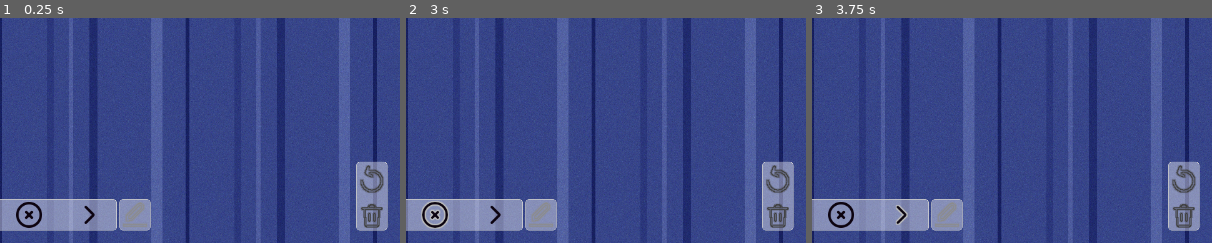
Above: before the commit, frames 1-3 (left to right).
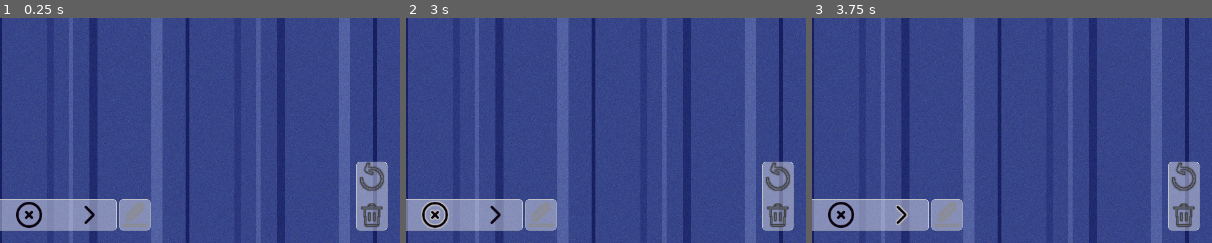
Above: after the commit, the same moments.

Repository: anthonyj-codestuff/dupeguru-csv-handler
Game: Godot game, scene res://main.tscn
The game is run twice, just before and just after one commit, with the same random seed, the same clock (stepped at 60 frames per second) and the same inputs. The engine's default icon, where the game draws it, is replaced by a stand-in: a white triangle on a blue panel in a dark square.
Inputs (mouse positions are % of the whole screen's width and height, from its top left):
- Up to frame 1 (0.25 s): no input
- Up to frame 2 (3 s): click (4, 94) at 0.5 s; click (39, 94) at 1.25 s; click (46, 94) at 2 s; click (54, 94) at 2.75 s
- Up to frame 3 (3.75 s): click (61, 94) at 3.5 s
The pictures show only the part of the screen within x 50-100%, y 50-100%; the shares and areas given below are measured in that part.

The runs differ from the first frame. In frame 1, 0.5% of the frame differs, in the area x 89-96%, y 64-94%; in frame 2, 0.5%; in frame 3, 0.5%.
Error in both runs: Invalid assignment of property or key 'text' with value of type 'String' on a base object of type 'null instance'. (res://scenes/ImageLoader.gd:28)

Commit message:
control panel hooked up

Diff:
--- a/project/main.tscn
+++ b/project/main.tscn
@@ -64,3 +64,11 @@
 
 [node name="WindowSizeManager" type="Node" parent="."]
 script = ExtResource("2_06db7")
+
+[connection signal="commit_pressed" from="MarginContainer/MarginContainer/ControlPanel" to="MarginContainer/ImageLoader" method="_on_control_panel_commit_pressed"]
+[connection signal="delete_pressed" from="MarginContainer/MarginContainer/ControlPanel" to="MarginContainer/ImageLoader" method="_on_control_panel_delete_pressed"]
+[connection signal="left_pressed" from="MarginContainer/MarginContainer/ControlPanel" to="MarginContainer/ImageLoader" method="_on_control_panel_left_pressed"]
+[connection signal="right_pressed" from="MarginContainer/MarginContainer/ControlPanel" to="MarginContainer/ImageLoader" method="_on_control_panel_right_pressed"]
+[connection signal="select_all_pressed" from="MarginContainer/MarginContainer/ControlPanel" to="MarginContainer/ImageLoader" method="_on_control_panel_select_all_pressed"]
+[connection signal="select_none_pressed" from="MarginContainer/MarginContainer/ControlPanel" to="MarginContainer/ImageLoader" method="_on_control_panel_select_none_pressed"]
+[connection signal="undo_pressed" from="MarginContainer/MarginContainer/ControlPanel" to="MarginContainer/ImageLoader" method="_on_control_panel_undo_pressed"]
--- a/project/scenes/ControlPanel.tscn
+++ b/project/scenes/ControlPanel.tscn
@@ -1,7 +1,8 @@
-[gd_scene load_steps=30 format=3 uid="uid://mjocemssgx40"]
+[gd_scene load_steps=31 format=3 uid="uid://mjocemssgx40"]
 
 [ext_resource type="Theme" uid="uid://ifb2gtb5tddr" path="res://scenes/ControlPanel_BasicTheme.tres" id="1_aqfcd"]
 [ext_resource type="Texture2D" uid="uid://bir1lutx0k0b" path="res://assets/keyicons/help.png" id="1_qkrw5"]
+[ext_resource type="Script" path="res://scenes/ControlPanel.gd" id="1_rgujp"]
 [ext_resource type="Texture2D" uid="uid://cc7mn1myy0lk2" path="res://assets/keyicons/help_hover.png" id="2_jml8w"]
 [ext_resource type="Texture2D" uid="uid://cufdo8fkudgb8" path="res://assets/keyicons/left.png" id="3_c80q1"]
 [ext_resource type="Texture2D" uid="uid://bscl48n820ph5" path="res://assets/keyicons/left_pressed.png" id="4_lh203"]
@@ -51,6 +52,7 @@
 size_flags_horizontal = 3
 size_flags_vertical = 10
 alignment = 1
+script = ExtResource("1_rgujp")
 
 [node name="LeftControls" type="Control" parent="."]
 custom_minimum_size = Vector2(50, 50)
@@ -233,7 +235,7 @@
 [node name="MarginContainer" type="MarginContainer" parent="RightControls/VBoxContainer"]
 layout_mode = 2
 size_flags_vertical = 3
-theme_override_constants/margin_top = 5
+theme_override_constants/margin_top = 0
 
 [node name="Undo" type="TextureButton" parent="RightControls/VBoxContainer/MarginContainer"]
 layout_mode = 2
@@ -255,3 +257,11 @@
 texture_hover = ExtResource("25_44043")
 texture_disabled = ExtResource("26_4xn1v")
 stretch_mode = 5
+
+[connection signal="pressed" from="MiddleControls/HBoxContainer/HBoxContainer/Left" to="." method="_on_left_pressed"]
+[connection signal="pressed" from="MiddleControls/HBoxContainer/HBoxContainer/Select All" to="." method="_on_select_all_pressed"]
+[connection signal="pressed" from="MiddleControls/HBoxContainer/HBoxContainer/Deselect" to="." method="_on_deselect_pressed"]
+[connection signal="pressed" from="MiddleControls/HBoxContainer/HBoxContainer/Right" to="." method="_on_right_pressed"]
+[connection signal="pressed" from="Commit" to="." method="_on_commit_pressed"]
+[connection signal="pressed" from="RightControls/VBoxContainer/MarginContainer/Undo" to="." method="_on_undo_pressed"]
+[connection signal="pressed" from="RightControls/VBoxContainer/Delete" to="." method="_on_delete_pressed"]
--- a/project/scenes/ImageLoader.gd
+++ b/project/scenes/ImageLoader.gd
@@ -162,3 +162,12 @@
 		loadImageNodeGroupByStartingIndex(currentIndex)
 		selector.autoSelectNodes(imageNodes)
 	pass
+
+func _on_control_panel_commit_pressed():
+	pass # Replace with function body.
+
+func _on_control_panel_undo_pressed():
+	pass # Replace with function body.
+
+func _on_control_panel_delete_pressed():
+	pass # Replace with function body.
